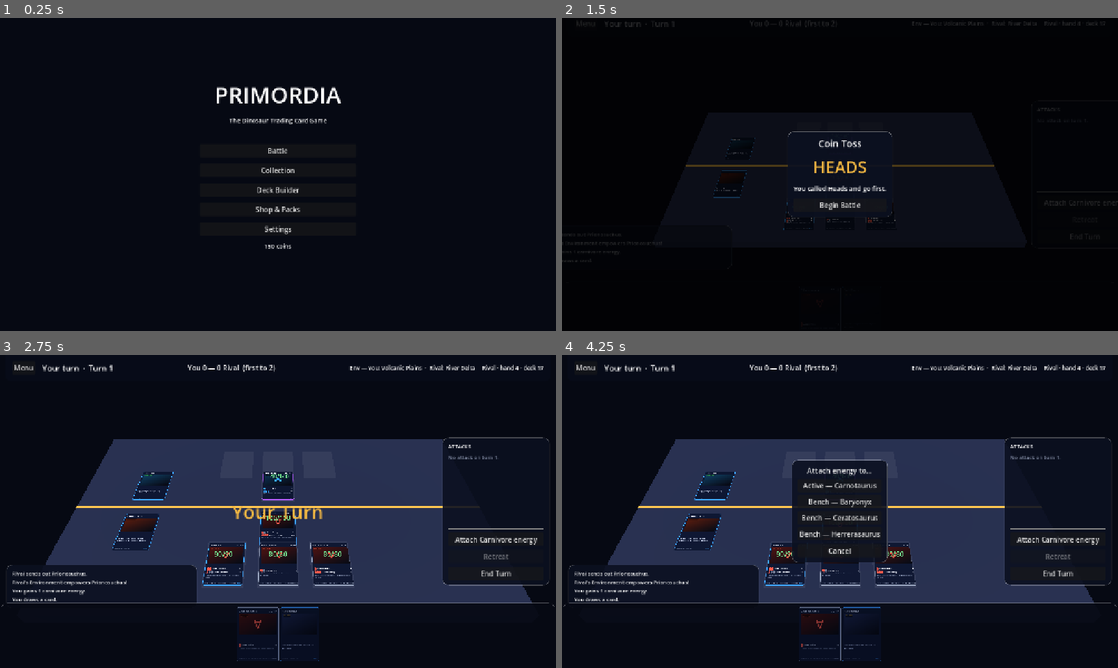
Above: before the commit, frames 1-4 (two rows, left to right).
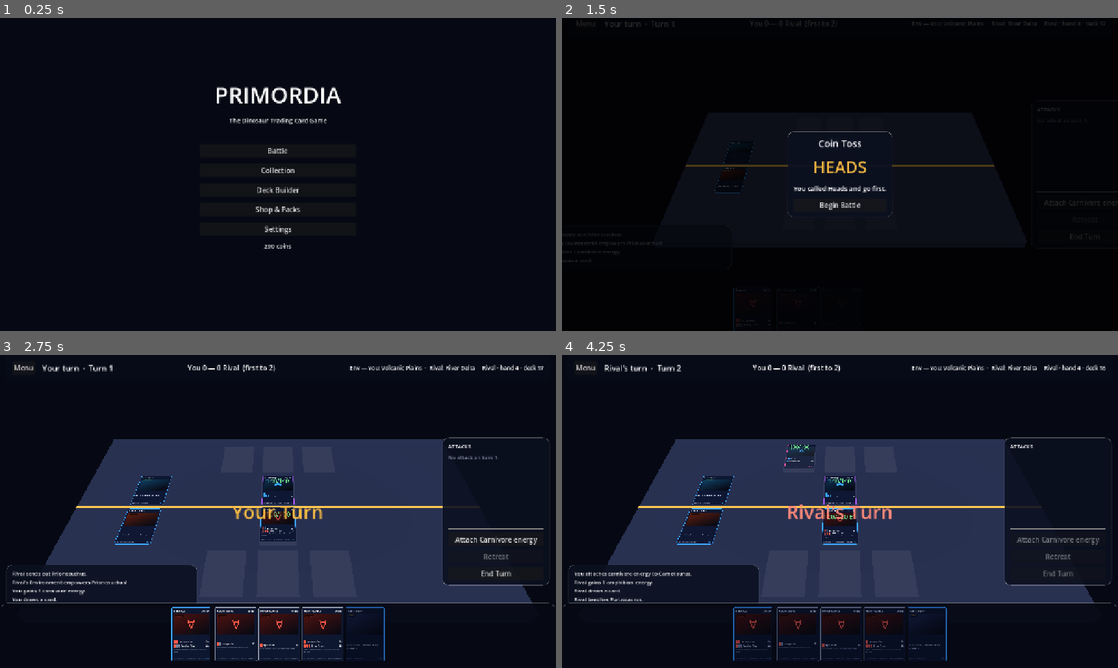
Above: after the commit, the same moments.

Repository: mjneverdie23-cell/tcg-game
Game: Godot game, scene res://scenes/menus/main_menu.tscn
Same seed, same stepped clock (60 frames per second), same inputs: the game is played once before the commit and once after it.
Inputs:
- Up to frame 1 (0.25 s): no input
- Up to frame 2 (1.5 s): click "Battle" at 0.5 s; click "Start Battle" at 1.25 s
- Up to frame 3 (2.75 s): click "Begin Battle" at 2 s
- Up to frame 4 (4.25 s): click "Attach Carnivore energy" at 2.75 s; click "End Turn" at 3.5 s

The runs differ from the first frame. In frame 1, less than 0.1% of the frame differs, in the area x 47-49%, y 72-74%; in frame 2, 0.2%; in frame 3, 7.2%; in frame 4, 10%, in the area x 2-98%, y 3-98%.

Commit message:
Bench on your own turn, wider row spacing, coin top-up
1. Both benches were pre-filled during setup, so at the start of turn 1 the
   player already saw the rival's Back line populated. Setup now places only
   each side's Environment and Active Dinosaur; Back slots fill in when
   their owner plays a basic on their own turn (the AI already benches as
   part of its development step). Note the rules consequence: a player whose
   Active is knocked out while their bench is still empty loses immediately.

2. The Active row overlapped the Back row — cards are 1.26 deep but the rows
   sat only 1.0 apart. Solved both constraints together (no overlap, and
   every row still inside the band between the top bar and the hand dock):
   Active z 0.9 -> 0.7, Back z 1.9 -> 2.15, giving +0.19 world clearance and
   27px above the dock. HP/energy labels also draw with no_depth_test so a
   nearer card can never hide them.

3. Coins: starting balance raised to 290 and existing saves receive a
   one-time +140 top-up via a SAVE_VERSION 1 -> 2 migration, so a premium
   pack (100) is affordable without waiting on battle winnings.

Co-Authored-By: Claude Fable 5 <noreply@anthropic.com>
Claude-Session: https://claude.ai/code/session_017Hf6pSpxwJY3Yv9KAXDSxV

Diff:
--- a/godot/autoload/player_data.gd
+++ b/godot/autoload/player_data.gd
@@ -9,8 +9,11 @@
 signal decks_changed
 
 const SAVE_PATH := "user://save.json"
-const SAVE_VERSION := 1
-const STARTING_COINS := 150
+const SAVE_VERSION := 2
+const STARTING_COINS := 290
+## One-off top-up applied when loading a save written before SAVE_VERSION 2,
+## so existing profiles can afford a premium pack like new ones can.
+const V2_COIN_GRANT := 140
 const DAILY_PACK_COOLDOWN_SECONDS := 24 * 60 * 60
 
 ## card_id -> copies owned.
@@ -115,7 +118,16 @@
 	coins = int(data.get("coins", STARTING_COINS))
 	last_daily_claim = int(data.get("last_daily_claim", 0))
 	decks = data.get("decks", [])
+	_migrate_save(int(data.get("version", 1)))
 	_migrate_decks()
+
+
+## Applies upgrades for saves written by an older SAVE_VERSION.
+func _migrate_save(loaded_version: int) -> void:
+	if loaded_version < 2:
+		coins += V2_COIN_GRANT
+		coins_changed.emit(coins)
+		save_game()
 
 
 ## Older saves may hold decks from previous rulesets (20 cards, energy
@@ -142,8 +154,8 @@
 
 
 ## New players start with a playable base: commons and rares of every type
-## plus basic trainers, a couple of fields and Instinct energy. Everything
-## else comes from packs. Rule-based, so it adapts to the card catalog.
+## plus basic Spells/Supports and the rare Environments. Everything else
+## comes from packs. Rule-based, so it adapts to the card catalog.
 func _grant_starter_collection() -> void:
 	for card: DinoCardData in GameData.dinos:
 		if card.rarity == CardCatalogTypes.Rarity.COMMON:
--- a/godot/scenes/battle/battle.gd
+++ b/godot/scenes/battle/battle.gd
@@ -454,9 +454,9 @@
 			node = Card3D.new()
 			node.card_data = card
 			_board.add_child(node)
-			node.transform = Transform3D(Basis.IDENTITY, Vector3(-4.6, 0.18, 0.9 * forward))
+			node.transform = Transform3D(Basis.IDENTITY, Vector3(-4.6, 0.18, 0.7 * forward))
 			node.clicked.connect(_on_board_card_clicked)
-			node.move_home(Transform3D(Basis.IDENTITY, Vector3(-3.6, 0.18, 0.9 * forward)))
+			node.move_home(Transform3D(Basis.IDENTITY, Vector3(-3.6, 0.18, 0.7 * forward)))
 			_env_nodes[side] = node
 		elif node.card_data != card:
 			node.show_card(card)
@@ -469,9 +469,9 @@
 	var forward := 1.0 if side == 0 else -1.0
 	var pos: Vector3
 	if play_index == 0:
-		pos = Vector3(0, 0.18, 0.9 * forward)
+		pos = Vector3(0, 0.18, 0.7 * forward)
 	else:
-		pos = Vector3(-1.25 + (play_index - 1) * 1.25, 0.18, 1.9 * forward)
+		pos = Vector3(-1.25 + (play_index - 1) * 1.25, 0.18, 2.15 * forward)
 	# Both sides face the camera: an opponent's card the player cannot read
 	# is worse than the tabletop realism of rotating it.
 	return Transform3D(Basis.IDENTITY, pos)
--- a/godot/scenes/cards/card_3d.gd
+++ b/godot/scenes/cards/card_3d.gd
@@ -50,7 +50,7 @@
 		_render_face()
 
 
-## Status line floating under the card ("45/90 HP · 2 energy").
+## Status line floating above the card ("45/90 E2").
 func set_info(text: String, color: Color = Color.WHITE) -> void:
 	_info.text = text
 	_info.modulate = color
@@ -212,6 +212,7 @@
 	_info.font_size = 40
 	_info.pixel_size = 0.004
 	_info.outline_size = 10
+	_info.no_depth_test = true  # always legible, never behind a nearer card
 	_info.position = Vector3(0, 0.34, 0)
 	add_child(_info)
 
--- a/godot/scripts/battle/battle_engine.gd
+++ b/godot/scripts/battle/battle_engine.gd
@@ -8,9 +8,9 @@
 ## - 23-card decks (validated by DeckRules). Coin flip assigns Heads/Tails
 ##   and the first turn. Both players draw 6, redrawing until the hand holds
 ##   at least one Dinosaur and one Environment.
-## - Setup: each player places one Environment on their side, one basic
+## - Setup: each player places one Environment on their side and one basic
 ##   Dinosaur into the Active slot (Environment synergy applies when types
-##   match) and optionally up to 3 more basics onto the Back slots.
+##   match). Back slots are filled later, by each player on their own turn.
 ## - Energy is auto-generated: 1 unit of the player's element per turn,
 ##   attachable to one dinosaur. Attack costs are paid by energy count.
 ## - Every turn begins with a draw. Turn 1 (the player who won the toss):
@@ -539,11 +539,8 @@
 			== env_card.dino_type:
 		_log("%s's Environment empowers %s!" % [
 			_name(index), _card_name(player.active.card_id)])
-	for i in range(1, basics.size()):
-		if player.bench.size() >= BENCH_SIZE:
-			break
-		player.bench.append(DinoInPlay.new(basics[i], 0))
-		player.hand.erase(basics[i])
+	# Back slots stay empty here: a player fills their own bench during their
+	# own turn, so neither side sees the other develop before acting.
 
 
 func _search_basic_dino(player: BattlePlayerState) -> void:
